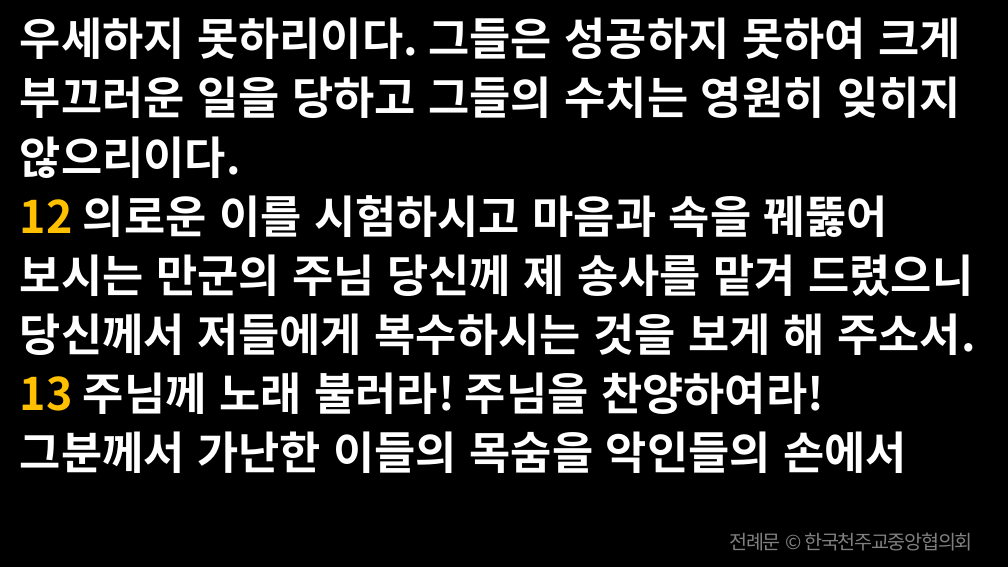
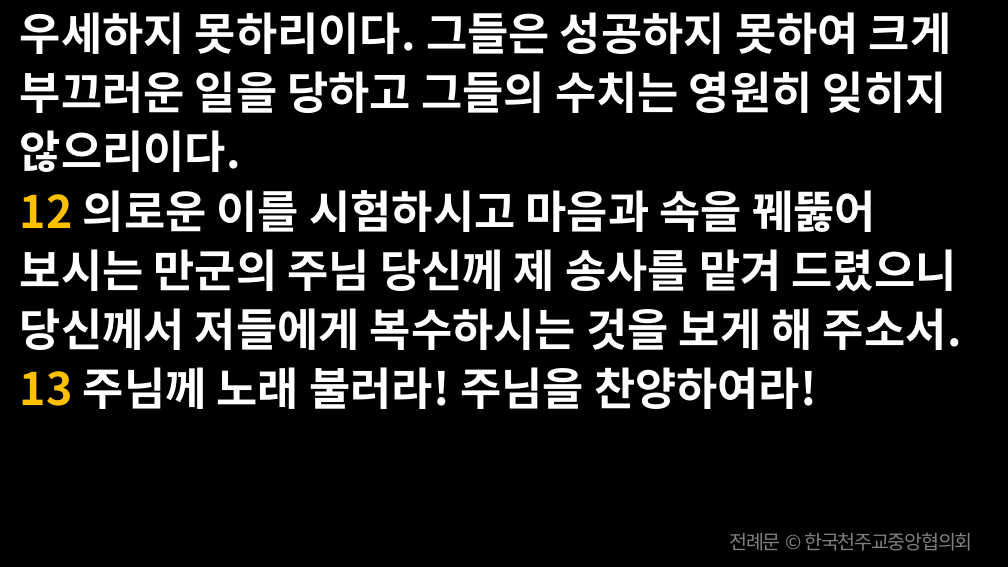
Before and after one commit to scottpark/missa_ppt, a slide deck: slide 47 of 20260621/20260621_연중 제12주일.pptx. Drawn at 1008x567 pixels with LibreOffice and Linux fonts; fonts in the diff are those of the drawing. Boxes give left, top, right and bottom in pixels: in the first picture for what was removed or moved away, otherwise in the second. Text is boxed around its words. In the diff, an @@ line names an element or a change of style, - is before the commit and + after.

```diff
--- a/20260621/20260621_연중 제12주일.pptx
+++ b/20260621/20260621_연중 제12주일.pptx
@@ text at [20, 367, 817, 409]: text changed @@
-13 주님께 노래 불러라! 주님을 찬양하여라! 그분께서 가난한 이들의 목숨을 악인들의 손에서
+13 주님께 노래 불러라! 주님을 찬양하여라!
```
Also in this commit, not shown: 26 other slides changed, 1 slide removed, 12 other files.
